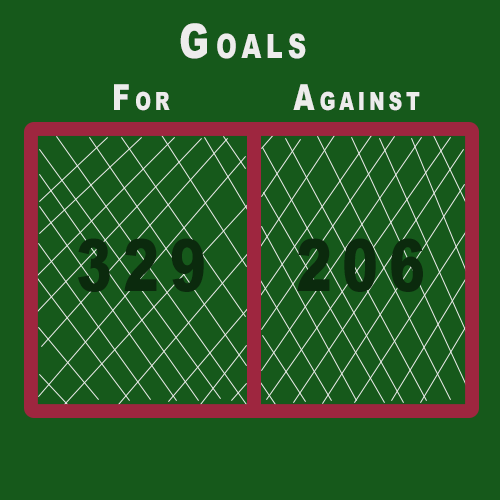
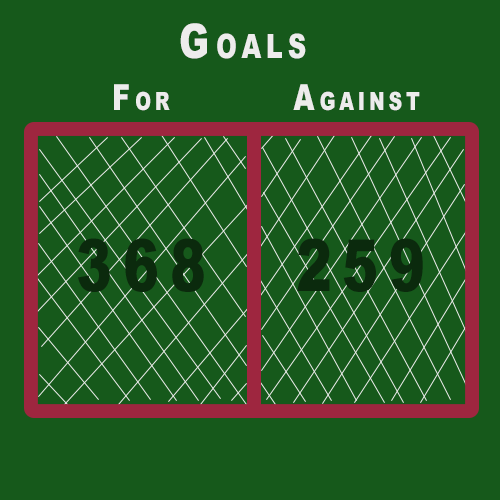
Layers edited between the first and the second 500 × 500 image:
renamed "206" to "259", painted on it over [343, 238, 423, 292]
renamed "329" to "368", painted on it over [124, 238, 204, 292]
